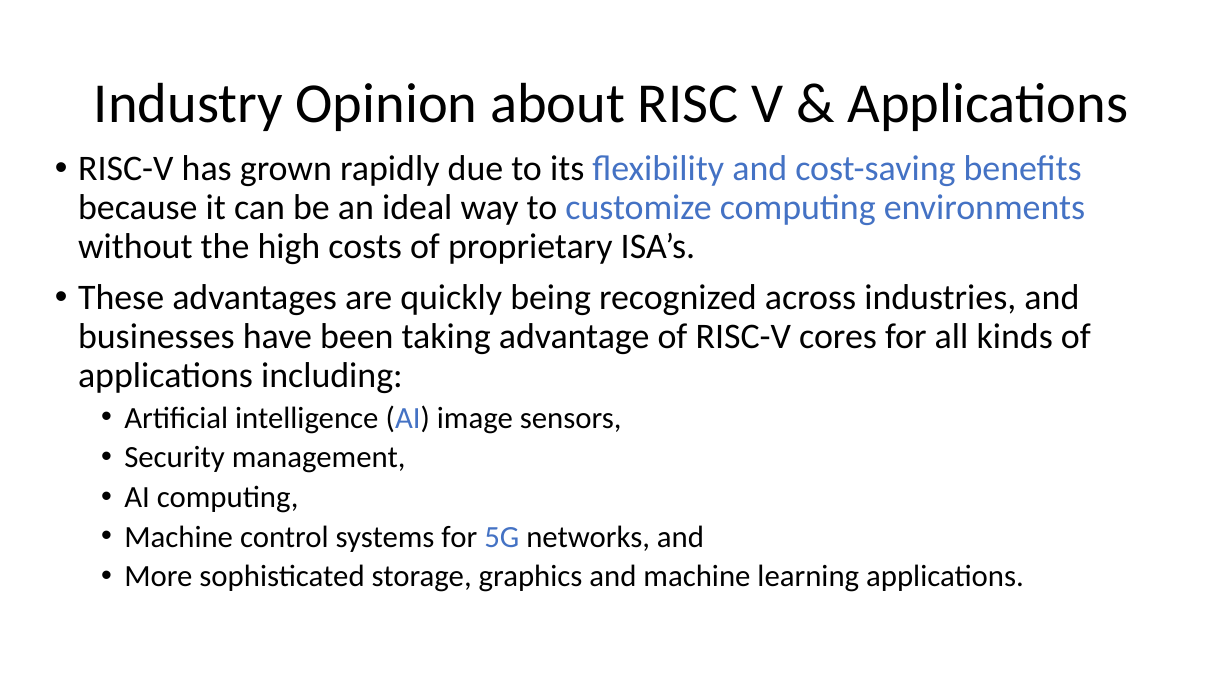
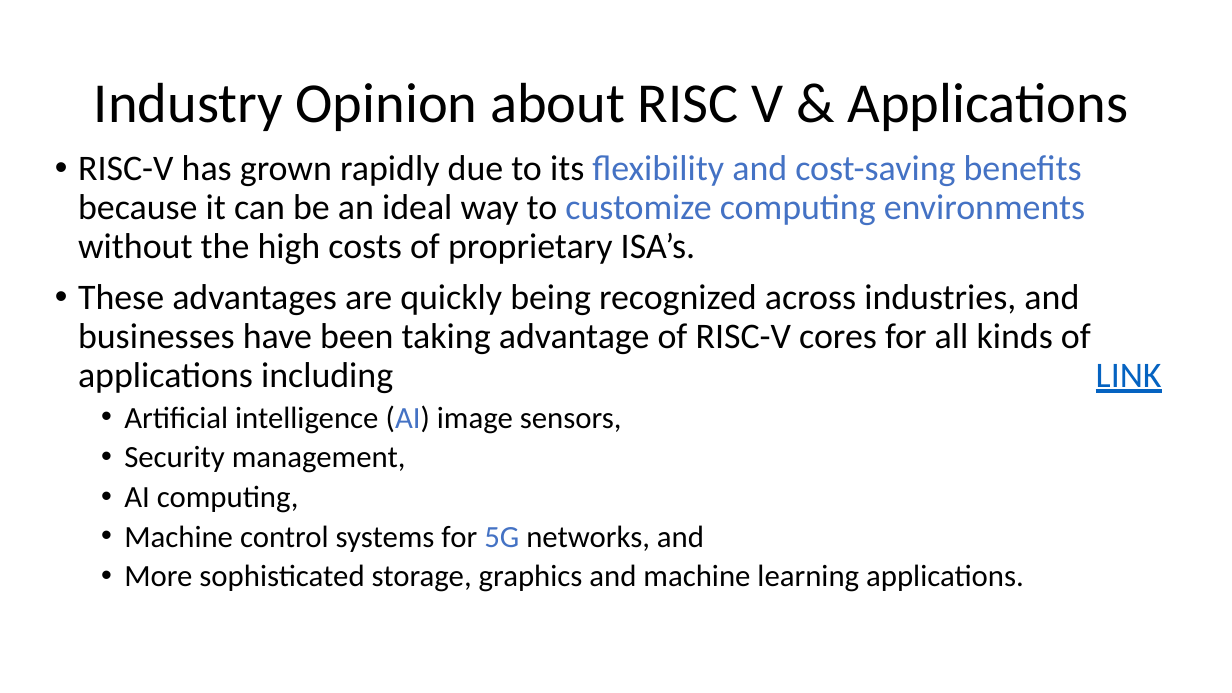
Before and after one commit to PG-DESD/CDAC_Sharing_Data, a slide deck: slide 7 of Microprocessor/TheoryLectures/RISC-V_Theory.pptx. Drawn at 1232x693 pixels with LibreOffice and Linux fonts; fonts in the diff are those of the drawing. Boxes give left, top, right and bottom in pixels: in the first picture for what was removed or moved away, otherwise in the second. Text is boxed around its words. In the diff, an @@ line names an element or a change of style, - is before the commit and + after.

```diff
--- a/Microprocessor/TheoryLectures/RISC-V_Theory.pptx
+++ b/Microprocessor/TheoryLectures/RISC-V_Theory.pptx
@@ text at [78,284,1162,393]: text changed @@
-• These advantages are quickly being recognized across industries, and businesses have been taking advantage of RISC-V cores for all kinds of applications including:
+• These advantages are quickly being recognized across industries, and businesses have been taking advantage of RISC-V cores for all kinds of applications including LINK
```
Also in this commit, not shown: 1 other slide changed, 4 other files.
